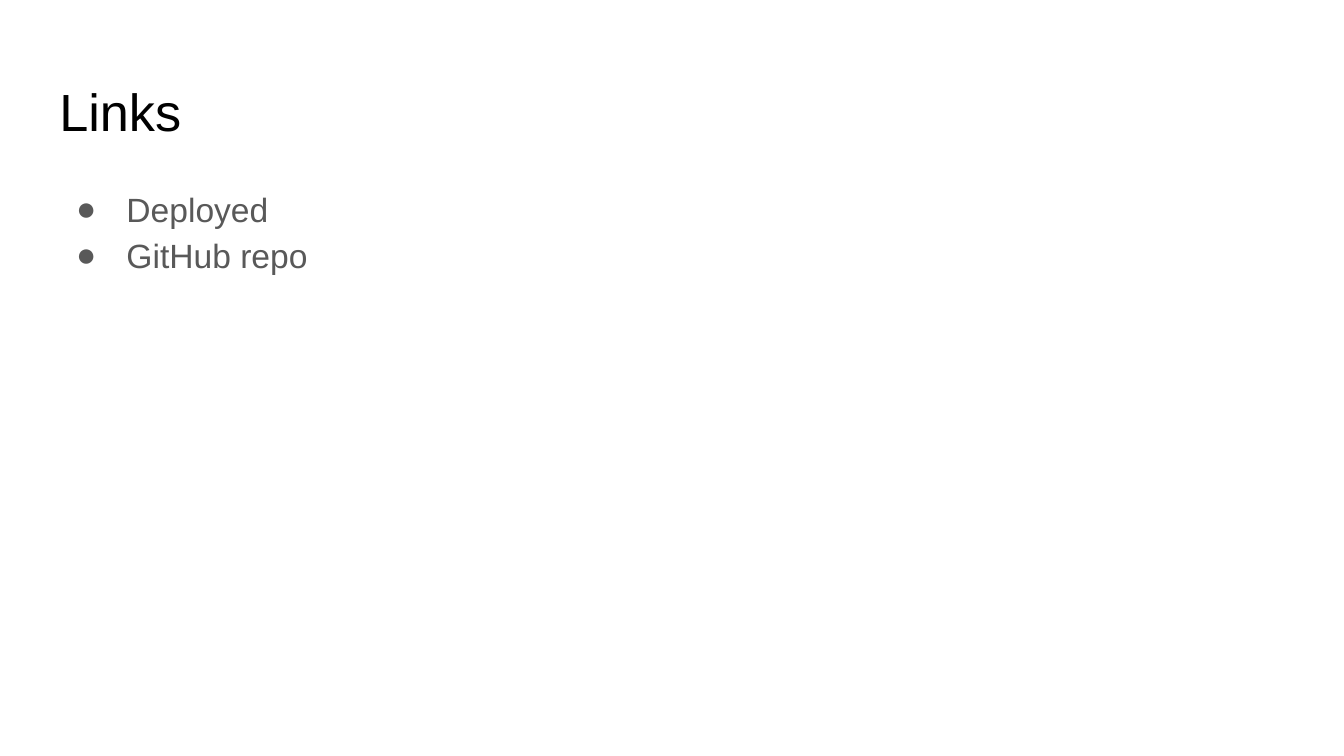
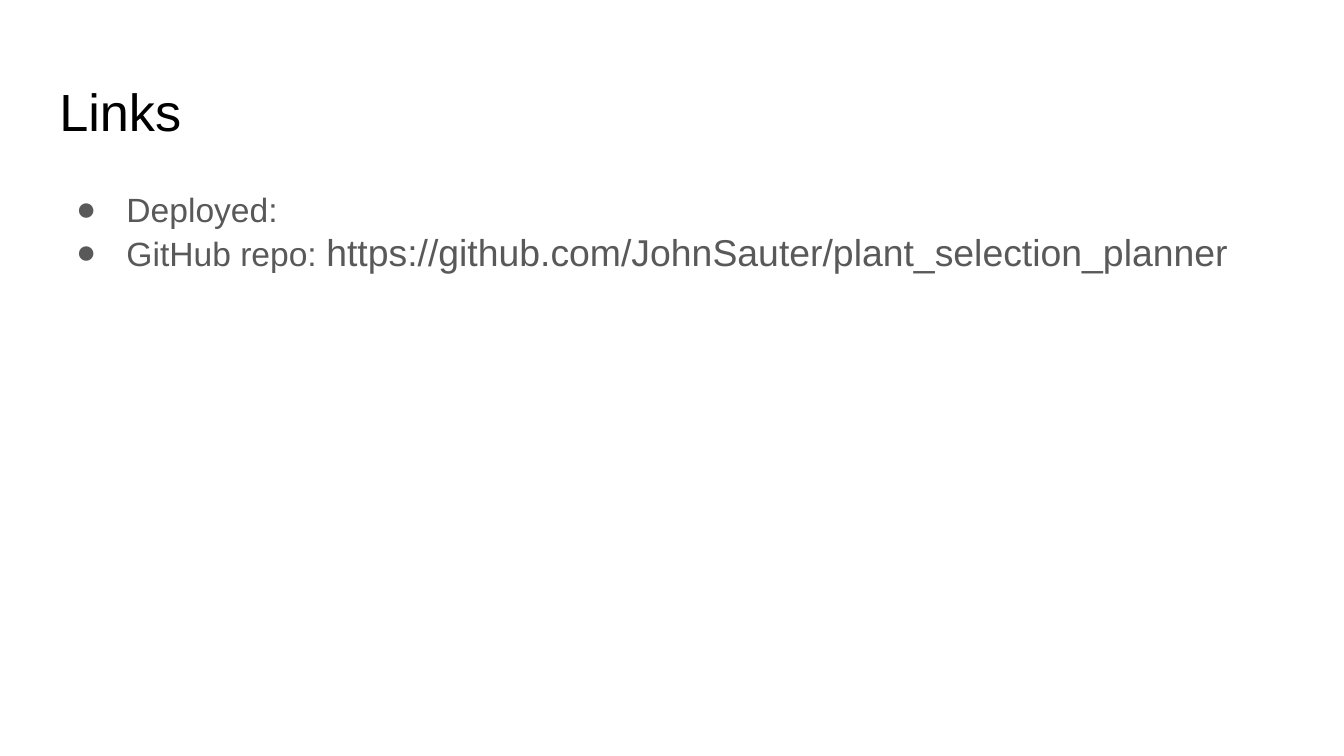
Before and after one commit to JohnSauter/plant_selection_planner, a slide deck: slide 7 of presentation/Plant_Selection_Planner.odp. Drawn at 1344x756 pixels with LibreOffice and Linux fonts; fonts in the diff are those of the drawing. Boxes give left, top, right and bottom in pixels: in the first picture for what was removed or moved away, otherwise in the second. Text is boxed around its words. In the diff, an @@ line names an element or a change of style, - is before the commit and + after.

Commit message:
Bring the README and presentation into conformance with the assignment

```diff
--- a/presentation/Plant_Selection_Planner.odp
+++ b/presentation/Plant_Selection_Planner.odp
@@ text at [126,197,1227,274]: text changed; size 18 to 20 pt @@
-● Deployed
-● GitHub repo
+● Deployed:
+● GitHub repo: https://github.com/JohnSauter/plant_selection_planner
```
Also in this commit, not shown: 1 other file.
